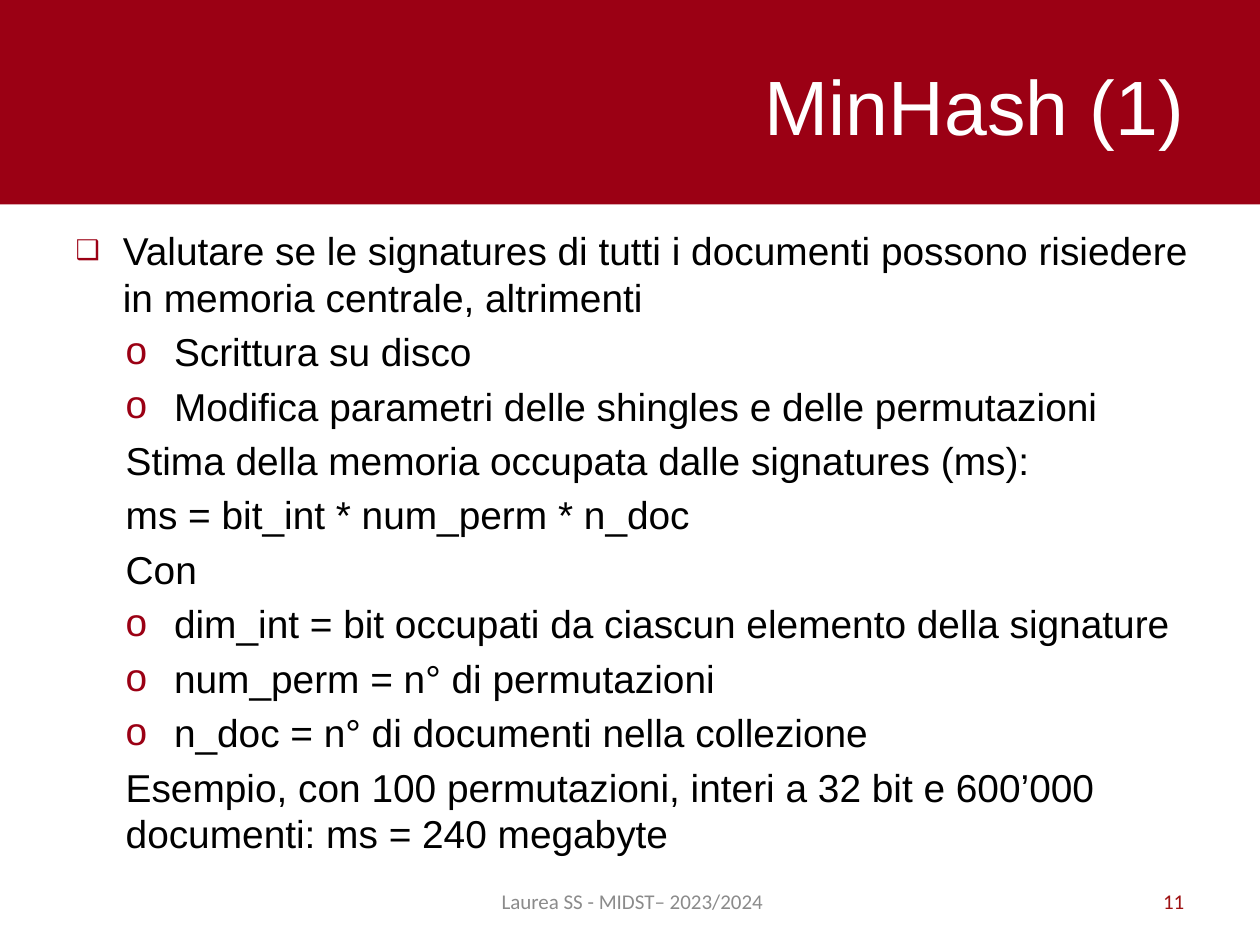
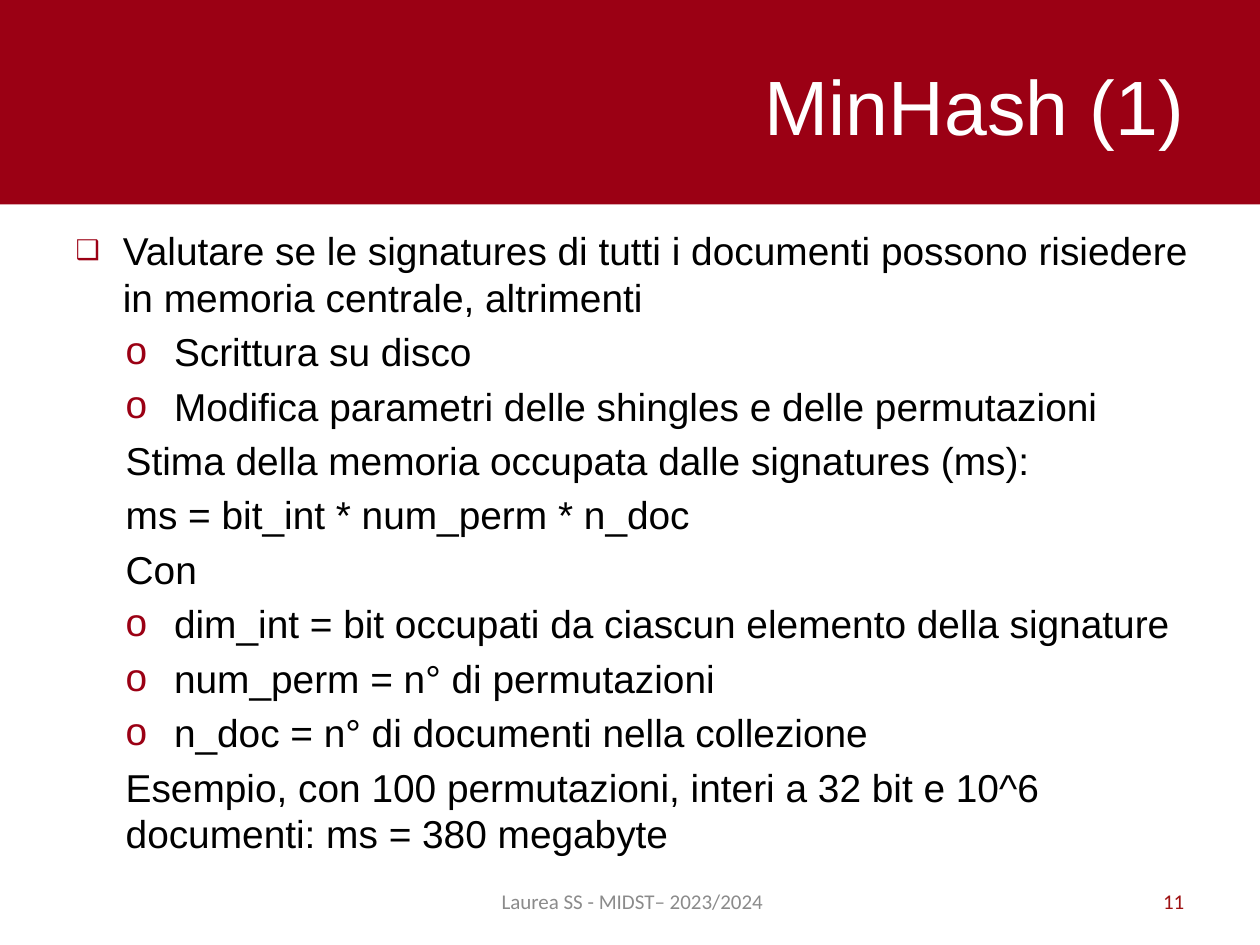
Before and after one commit to pietro-stangherlin/near_duplicate_doc_lsh, a slide deck: slide 11 of slides/ita/slides_ita.pptx. Drawn at 1260x945 pixels with LibreOffice and Linux fonts; fonts in the diff are those of the drawing. Boxes give left, top, right and bottom in pixels: in the first picture for what was removed or moved away, otherwise in the second. Text is boxed around its words. In the diff, an @@ line names an element or a change of style, - is before the commit and + after.

```diff
--- a/slides/ita/slides_ita.pptx
+++ b/slides/ita/slides_ita.pptx
@@ text at bbox=[126, 774, 1039, 856]: text changed @@
-  Esempio, con 100 permutazioni, interi a 32 bit e 600’000 documenti: ms = 240 megabyte
+  Esempio, con 100 permutazioni, interi a 32 bit e 10^6 documenti: ms = 380 megabyte
```
Also in this commit, not shown: 1 other slide changed, 4 other files.
